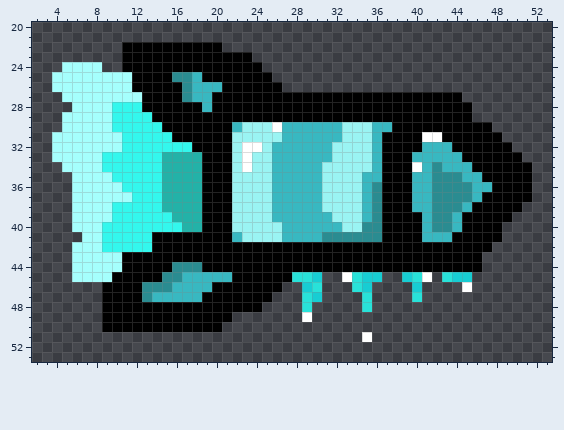
One commit to this pixel-art sprite: sprites/sRocket_Ice/ecb4f666-77d1-4d5c-ad44-f3589c85fef8.png. That is the earlier state.
The file is 64x64 pixels. Shown: x 2..53, y 20..53.
After the commit:
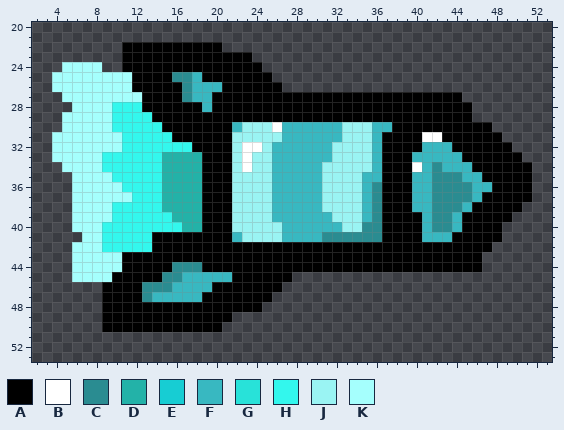
Palette (. is transparent): A #000000  B #ffffff  C #2a8c91  D #23b2a8  E #17cdd3  F #38b8c1  G #28e2d9  H #33f7ed  J #9af4f3  K #a5fffd
Edits made:
{"y":45,"x":28,"old":"GGE","new":"..."}
{"y":45,"x":33,"old":"BGEE","new":"...."}
{"y":45,"x":39,"old":"EGB","new":"..."}
{"y":45,"x":43,"old":"GEE","new":"..."}
{"y":46,"x":29,"old":"EG","new":".."}
{"y":46,"x":34,"old":"GE","new":".."}
{"y":46,"x":40,"old":"E","new":"."}
{"y":46,"x":45,"old":"B","new":"."}
{"y":47,"x":29,"old":"GE","new":".."}
{"y":47,"x":35,"old":"G","new":"."}
{"y":47,"x":40,"old":"G","new":"."}
{"y":48,"x":29,"old":"G","new":"."}
{"y":48,"x":35,"old":"G","new":"."}
{"y":49,"x":29,"old":"B","new":"."}
{"y":51,"x":35,"old":"B","new":"."}
{"label":"erased","picture_box":[292,272,472,342]}
